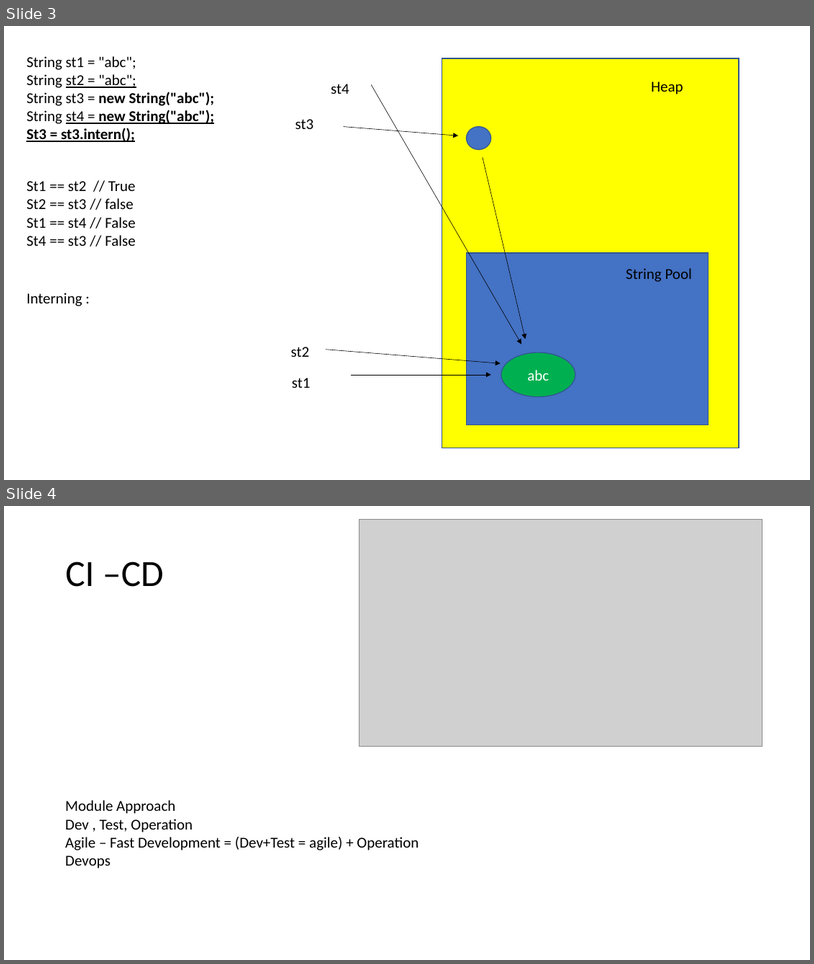
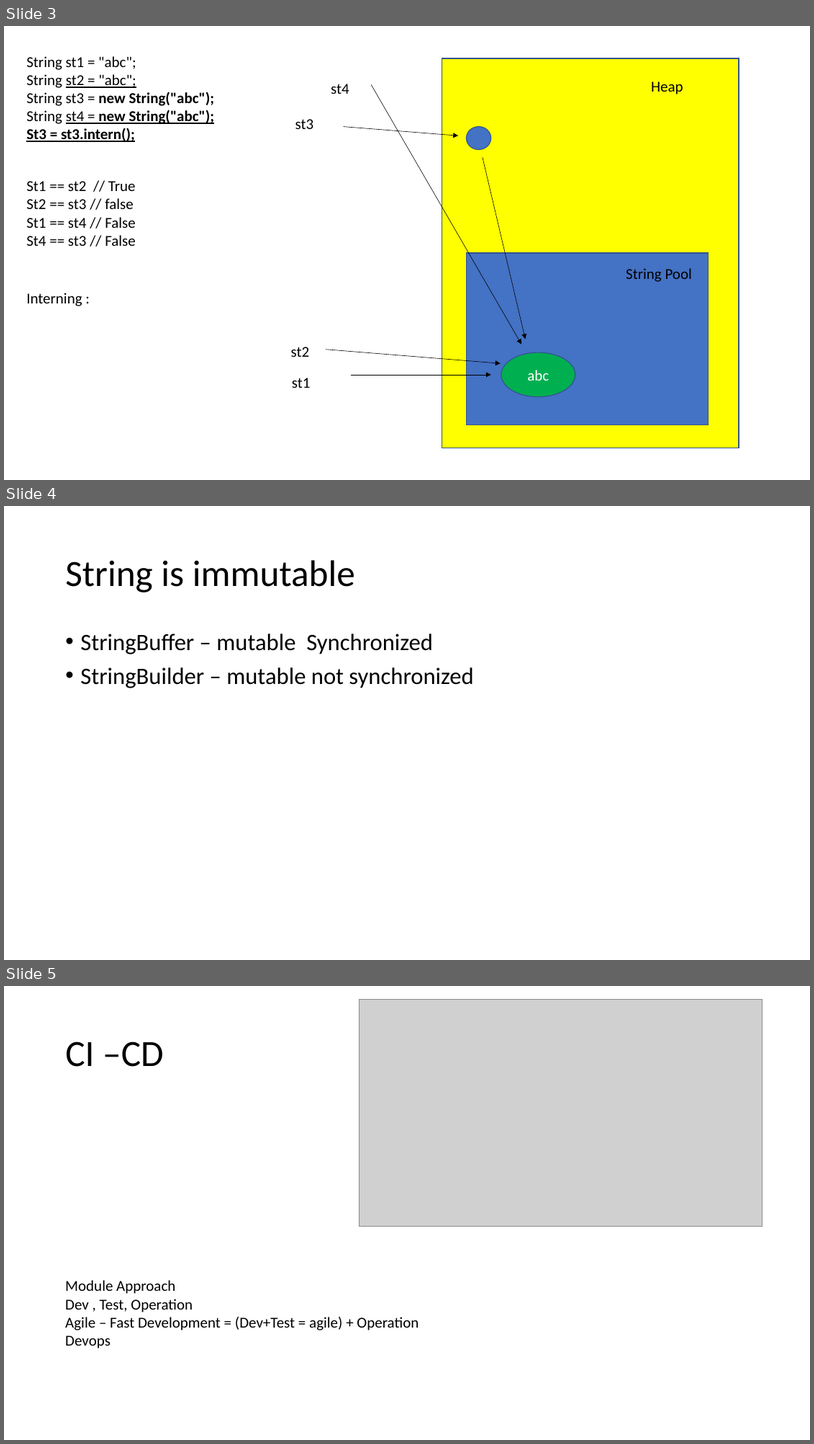
Before and after one commit to vaibhavraghuvanshi58/jiem, a slide deck: pptx/Session11.pptx. Shown one above the other, each under a label of ours: slides 3 and 4 before the commit, slides 3, 4 and 5 after it. The pictures are 814x964 and 814x1444 pixels, drawn with LibreOffice and Linux fonts; fonts in the diff are those of the drawing; grey boxes stand for pictures. Boxes give left, top, right and bottom in pixels: in the first picture for what was removed or moved away, otherwise in the second. Text is boxed around its words. In the diff, an @@ line names an element or a change of style, - is before the commit and + after.

```diff
--- a/pptx/Session11.pptx
+++ b/pptx/Session11.pptx
@@ slide 4 added at [4,506,810,960], background #FFFFFF @@
@@ title added at [65,560,355,592], 44 pt, text #000000 @@
+String is immutable
@@ text added at [80,633,473,688], 28 pt, text #000000 @@
+• StringBuffer – mutable Synchronized
+• StringBuilder – mutable not synchronized
@@ what was slide 4 is now slide 5 @@
```
Also in this commit, not shown: 1 slide changed, 1 other file.
